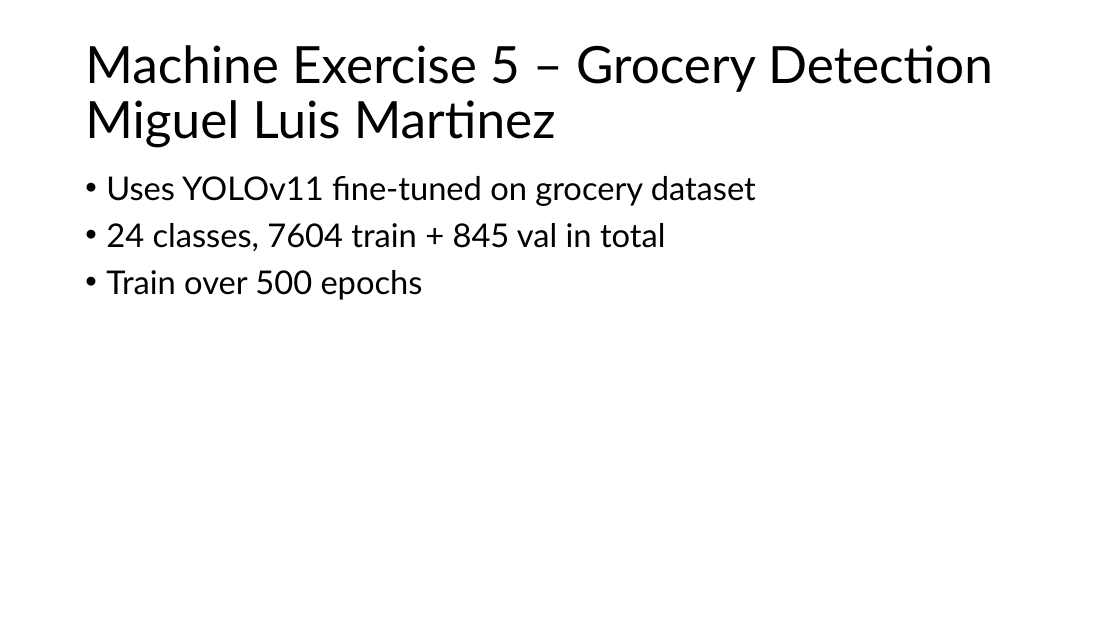
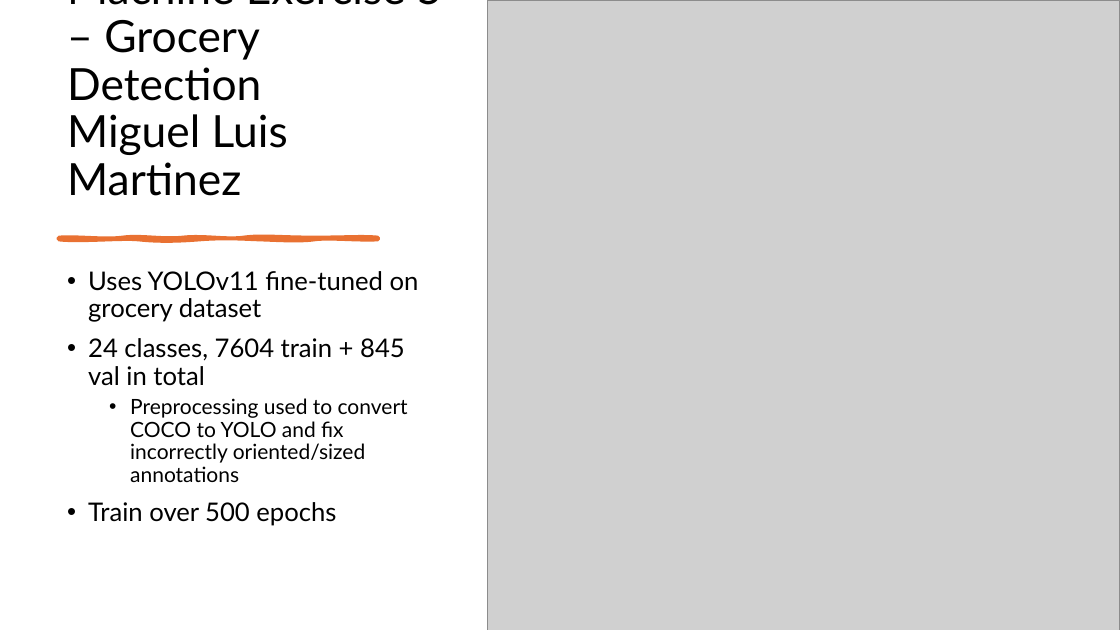
Before and after one commit to mnmartinez127/ai231mex5_groceryseg, a slide deck: slide 1 of ME 5 Presentation.pptx. Drawn at 1120x630 pixels with LibreOffice and Linux fonts; fonts in the diff are those of the drawing; grey boxes stand for pictures. Boxes give left, top, right and bottom in pixels: in the first picture for what was removed or moved away, otherwise in the second. Text is boxed around its words. In the diff, an @@ line names an element or a change of style, - is before the commit and + after.

```diff
--- a/ME 5 Presentation.pptx
+++ b/ME 5 Presentation.pptx
@@ title "Machine Exercise 5 – Grocery ...": place and size @@
-title "Machine Exercise 5 – Grocery ..." at (85,45,993,148)
+title "Machine Exercise 5 – Grocery ..." at (67,0,443,196)
@@ title "Machine Exercise 5 – Grocery ..." at (67,0,443,196): size 44 to 38 pt; vertical alignment middle to bottom @@
@@ picture added at (488,0,1120,630) @@
@@ freeform shape added at (59,238,378,239), fill #E97132, outline #E97132 3.5 pt @@
@@ text "Uses YOLOv11 fine-tuned on grocery ...": place and size @@
-text "Uses YOLOv11 fine-tuned on grocery ..." at (106,176,756,300)
+text "Uses YOLOv11 fine-tuned on grocery ..." at (88,271,419,526)
@@ text at (88,271,419,526): size 28 to 22 pt in "Uses YOLOv11 fine-tuned on grocery dataset", "24 classes, 7604 train + 845 val ...", "Train over 500 epochs" @@
@@ text at (130,398,408,482): paragraph added @@
+  • Preprocessing used to convert COCO to YOLO and fix incorrectly oriented/sized annotations
```
Also in this commit, not shown: 1 other slide changed, 3 other files.
